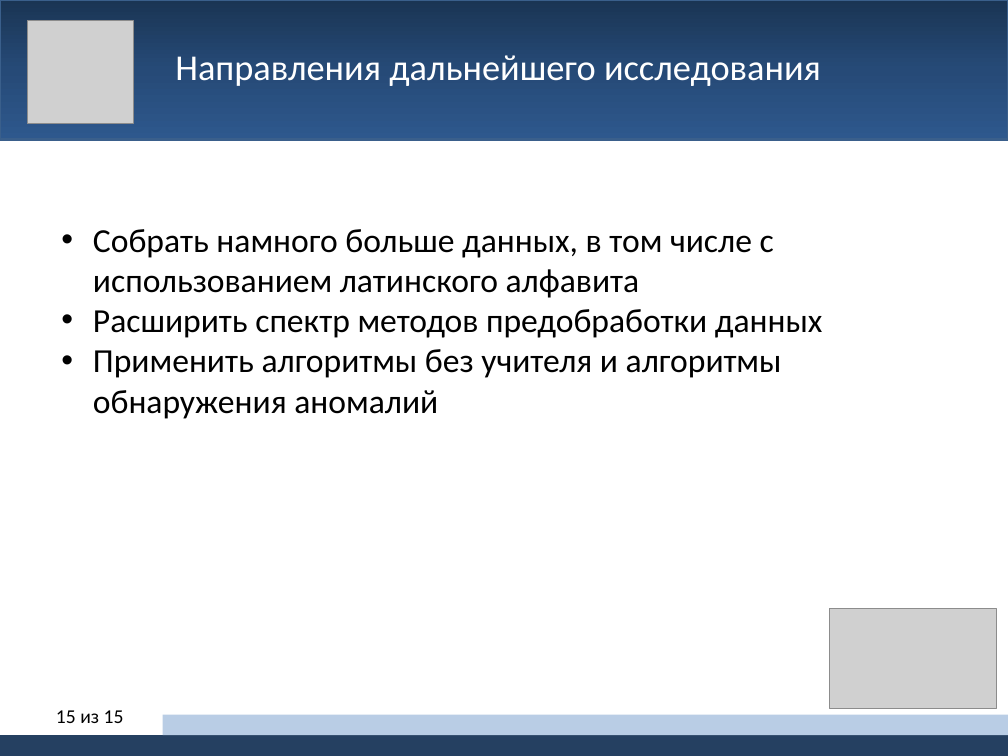
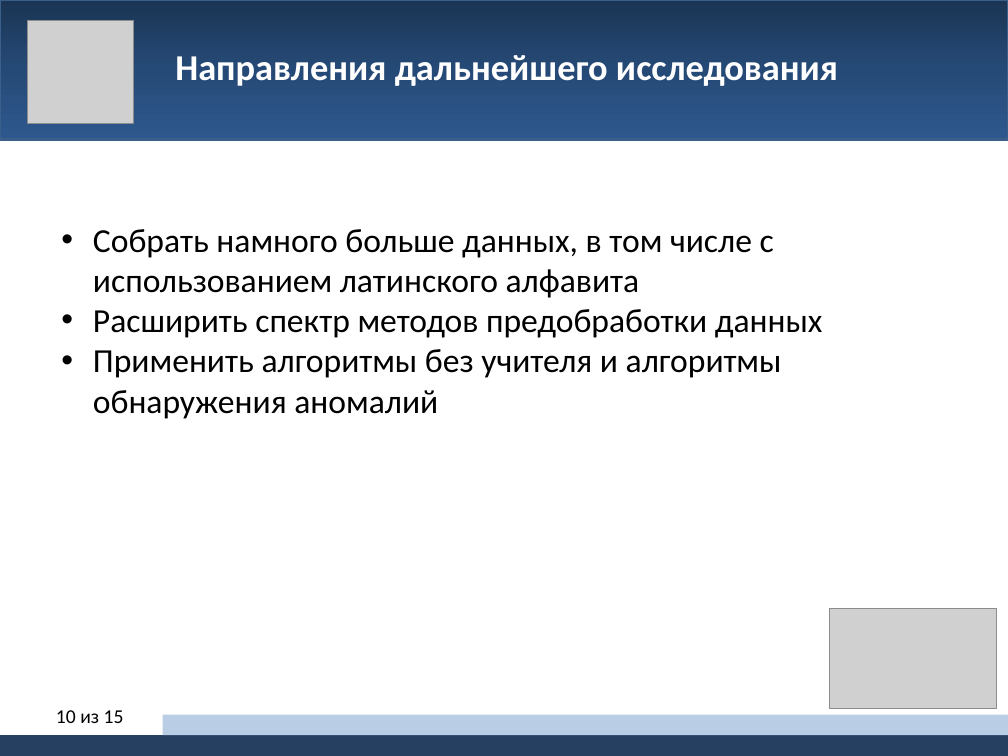
Before and after one commit to sultanovazamat/insider-threat-detection, a slide deck: slide 10 of reports/ppt_report.pptx (slide 15 before the commit). Drawn at 1008x756 pixels with LibreOffice and Linux fonts; fonts in the diff are those of the drawing; grey boxes stand for pictures. Boxes give left, top, right and bottom in pixels: in the first picture for what was removed or moved away, otherwise in the second. Text is boxed around its words. In the diff, an @@ line names an element or a change of style, - is before the commit and + after.

```diff
--- a/reports/ppt_report.pptx
+++ b/reports/ppt_report.pptx
@@ text "Направления дальнейшего исследования" at <box>175,55,838,86</box>: bold on @@
@@ page number at <box>56,710,124,723</box>: text changed @@
-15 из 15
+10 из 15
```
Also in this commit, not shown: 8 other slides changed, 5 slides removed, 4 other files.
